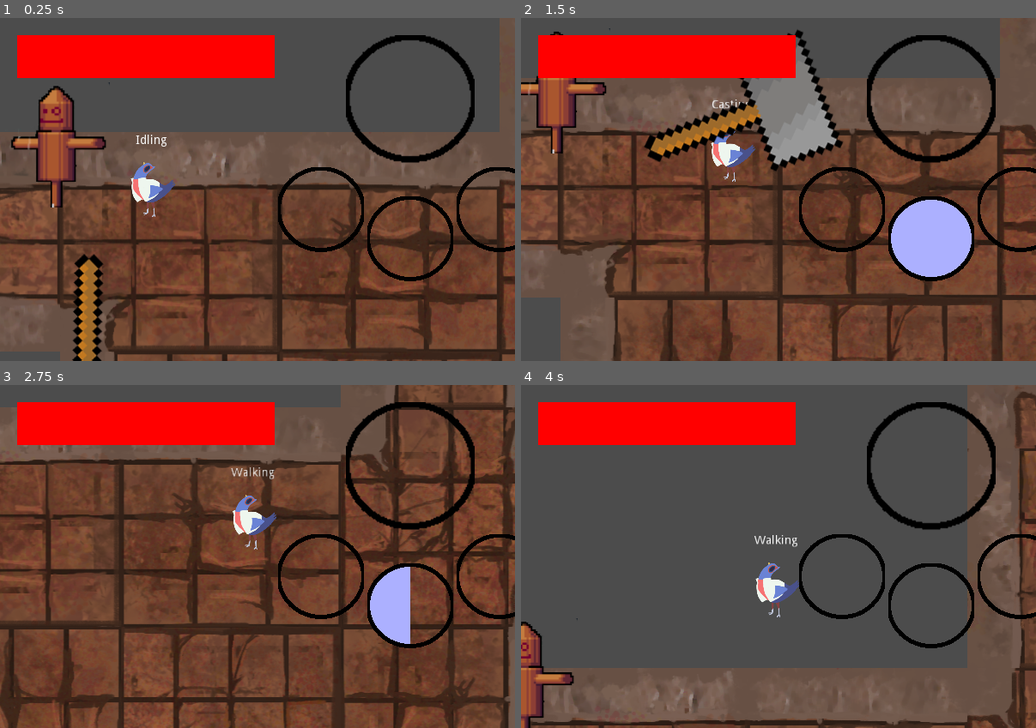
Above: before the commit, frames 1-4 (two rows, left to right).
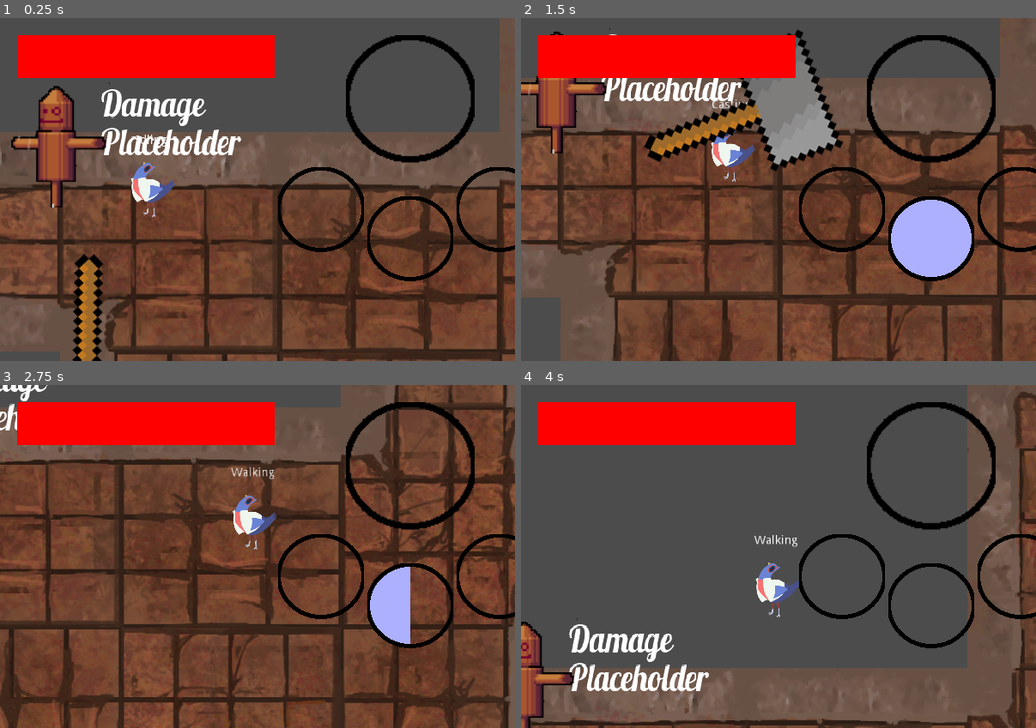
Above: after the commit, the same moments.

Repository: Alexzander-Stone/A-Squire-s-Tale
Game: Godot game, scene res://World.tscn
Same seed, same stepped clock (60 frames per second), same inputs: the game is played once before the commit and once after it.
Inputs:
- Up to frame 1 (0.25 s): no input
- Up to frame 2 (1.5 s): tap Enter at 0.5 s; hold Right (ui_right) 0.53-1.28 s; hold Shift (craft) 0.53-1.28 s; hold Down (ui_down) from 1.28 s (still down); tap S (primary_ability) at 1.35 s
- Up to frame 3 (2.75 s): release Down (ui_down) at 2.03 s; hold Right (ui_right) from 2.03 s (still down); tap A (secondary_ability) at 2.1 s
- Up to frame 4 (4 s): release Right (ui_right) at 2.78 s; hold Up (ui_up) 2.78-3.53 s; tap W (super_ability) at 2.85 s; hold Left (ui_left) from 3.53 s (still down); tap D (ternary_ability) at 3.6 s

The runs differ from the first frame. In frame 1, 1.8% of the frame differs, in the area x 19-47%, y 20-40%; in frame 2, 1.0%; in frame 3, 0.3%; in frame 4, 1.9%, in the area x 9-37%, y 69-90%.
Error after the commit: Parse Error: The method "get_position" isn't declared in the current class. (res://UI/Scripts/Damage)

Commit message:
Damage values are shown using Lobster on the dummy. Position is based on the parent's texture (width and height). Tweening is used to create an animation effect on the damage value.

Diff:
--- a/Dummy/Dummy.tscn
+++ b/Dummy/Dummy.tscn
@@ -6,6 +6,7 @@
 [ext_resource path="res://Dummy/Idling.gd" type="Script" id=4]
 [ext_resource path="res://Dummy/Flinching.gd" type="Script" id=5]
 [ext_resource path="res://Dummy/Dying.gd" type="Script" id=6]
+[ext_resource path="res://UI/DamageValue.tscn" type="PackedScene" id=7]
 
 [sub_resource type="Animation" id=1]
 
@@ -82,7 +83,7 @@
 custom_solver_bias = 0.0
 extents = Vector2( 10, 10 )
 
-[node name="Dummy" type="Node2D" index="0"]
+[node name="Dummy" type="Node2D"]
 
 position = Vector2( -3.60309, 4.0691 )
 scale = Vector2( 0.918653, 1.09591 )
@@ -153,3 +154,11 @@
 [node name="Dying" type="Node" parent="DummyStateMachine" index="2"]
 
 script = ExtResource( 6 )
+
+[node name="Damage Value" parent="." index="3" instance=ExtResource( 7 )]
+
+margin_left = 56.0
+margin_top = -50.0
+margin_right = 96.0
+margin_bottom = -10.0
+_sections_unfolded = [ "Size Flags" ]
--- a/Dummy/Idling.gd
+++ b/Dummy/Idling.gd
@@ -7,7 +7,5 @@
 	dummy_collision_node = $"../../Full Sprite/AnimatedSprite/Area2D"
 	dummy_collision_node.connect("area_entered", self, "collisionDetected")
 
-
-
 func collisionDetected(colliding_object):
 	beginFlinch()
--- /dev/null
+++ b/UI/DamageValue.tscn
@@ -0,0 +1,70 @@
+[gd_scene load_steps=4 format=2]
+
+[ext_resource path="res://UI/Scripts/Damage Value/Damage Value.gd" type="Script" id=1]
+
+[sub_resource type="DynamicFontData" id=1]
+
+hinting = 2
+font_path = "res://Font/Lobster_1.3.otf"
+
+[sub_resource type="DynamicFont" id=2]
+
+size = 40
+use_mipmaps = false
+use_filter = false
+font_data = SubResource( 1 )
+_sections_unfolded = [ "Extra Spacing", "Font", "Settings" ]
+
+[node name="Damage Value" type="Control" index="0"]
+
+anchor_left = 0.0
+anchor_top = 0.0
+anchor_right = 0.0
+anchor_bottom = 0.0
+margin_right = 40.0
+margin_bottom = 40.0
+rect_pivot_offset = Vector2( 0, 0 )
+rect_clip_content = false
+mouse_filter = 0
+mouse_default_cursor_shape = 0
+size_flags_horizontal = 1
+size_flags_vertical = 1
+script = ExtResource( 1 )
+_sections_unfolded = [ "Rect", "Theme", "Visibility" ]
+
+[node name="Tween" type="Tween" parent="." index="0"]
+
+repeat = false
+playback_process_mode = 1
+playback_speed = 1.0
+playback/active = false
+playback/repeat = false
+playback/speed = 1.0
+
+[node name="RichTextLabel" type="RichTextLabel" parent="." index="1"]
+
+anchor_left = 0.0
+anchor_top = 0.0
+anchor_right = 0.0
+anchor_bottom = 0.0
+margin_right = 200.0
+margin_bottom = 40.0
+rect_pivot_offset = Vector2( 0, 0 )
+rect_clip_content = false
+mouse_filter = 0
+mouse_default_cursor_shape = 0
+size_flags_horizontal = 1
+size_flags_vertical = 1
+custom_fonts/normal_font = SubResource( 2 )
+bbcode_enabled = false
+bbcode_text = ""
+visible_characters = -1
+percent_visible = 1.0
+meta_underlined = true
+tab_size = 4
+text = "Damage Placeholder"
+scroll_active = false
+scroll_following = false
+selection_enabled = false
+override_selected_font_color = false
+_sections_unfolded = [ "Hint", "Rect", "Size Flags", "Theme", "custom_colors", "custom_constants", "custom_fonts", "custom_styles" ]
--- /dev/null
+++ b/UI/Scripts/Damage Value/Damage Value.gd
@@ -0,0 +1,35 @@
+extends Node
+
+var tween_node
+var label_node
+var dummy_collision_node
+var parent_node
+
+var texture_height
+var texture_width
+
+func _ready():
+	parent_node = $"../Full Sprite/AnimatedSprite"
+	dummy_collision_node = $"../Full Sprite/AnimatedSprite/Area2D"
+	dummy_collision_node.connect("area_entered", self, "emit_damage")
+	tween_node = $"Tween"
+	label_node = $"RichTextLabel"
+
+	texture_height = parent_node.frames.get_frame(parent_node.animation, 0).get_height()
+	texture_width = parent_node.frames.get_frame(parent_node.animation, 0).get_width()
+
+func emit_damage(damageValue):
+	damageValue=40
+	# Reset position/modulation.
+	reset_tween_settings()
+	# Update text of visual to represent damage taken.
+	label_node.clear()
+	label_node.add_text(str(damageValue))
+	var goto = get_position() + Vector2(40, -40)
+	tween_node.interpolate_property(self, 'rect_position', get_position(), goto, 1, Tween.TRANS_EXPO, Tween.EASE_OUT)
+	tween_node.interpolate_property(self, 'modulate', get_modulate(), Color("00ffffff"), 1.5, Tween.TRANS_EXPO, Tween.EASE_OUT)
+	tween_node.start()
+
+func reset_tween_settings():
+	set_position(parent_node.get_position() + Vector2(texture_width/4, -texture_height/2))
+	set_modulate(Color("ffffff"))
Not shown: 1 places in Dummy/Dummy.tscn that only renumber resources
Binary file added: Font/Lobster_1.3.otf
Not shown, added: Font/SIL Open Font License.txt
